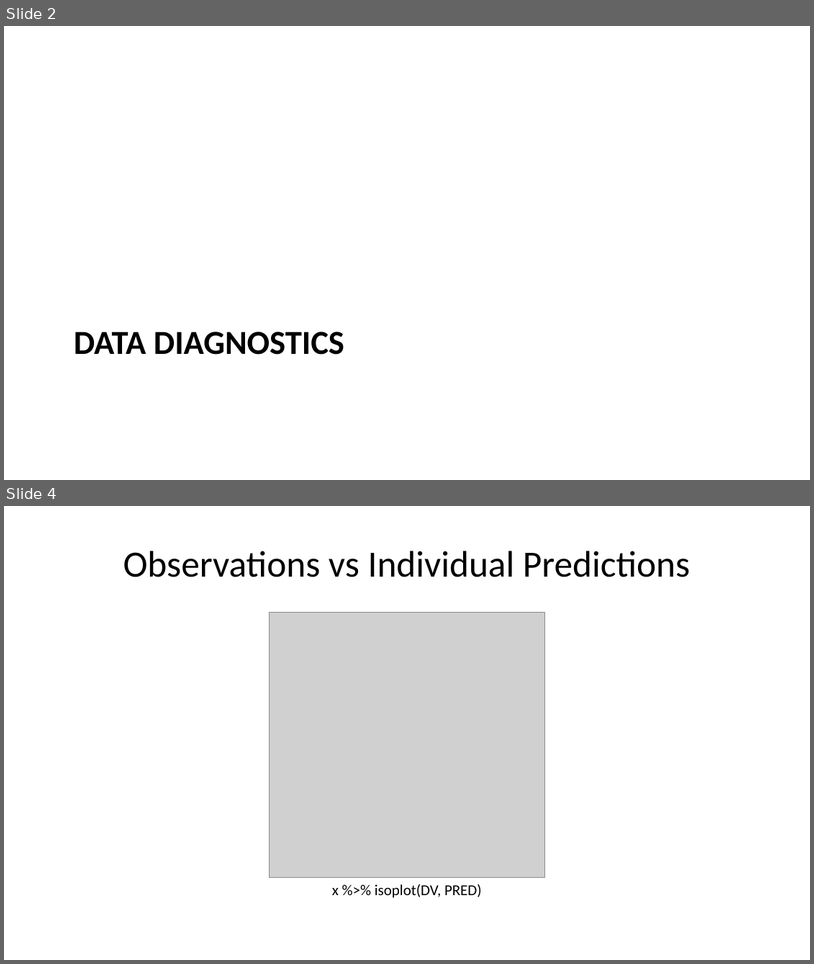
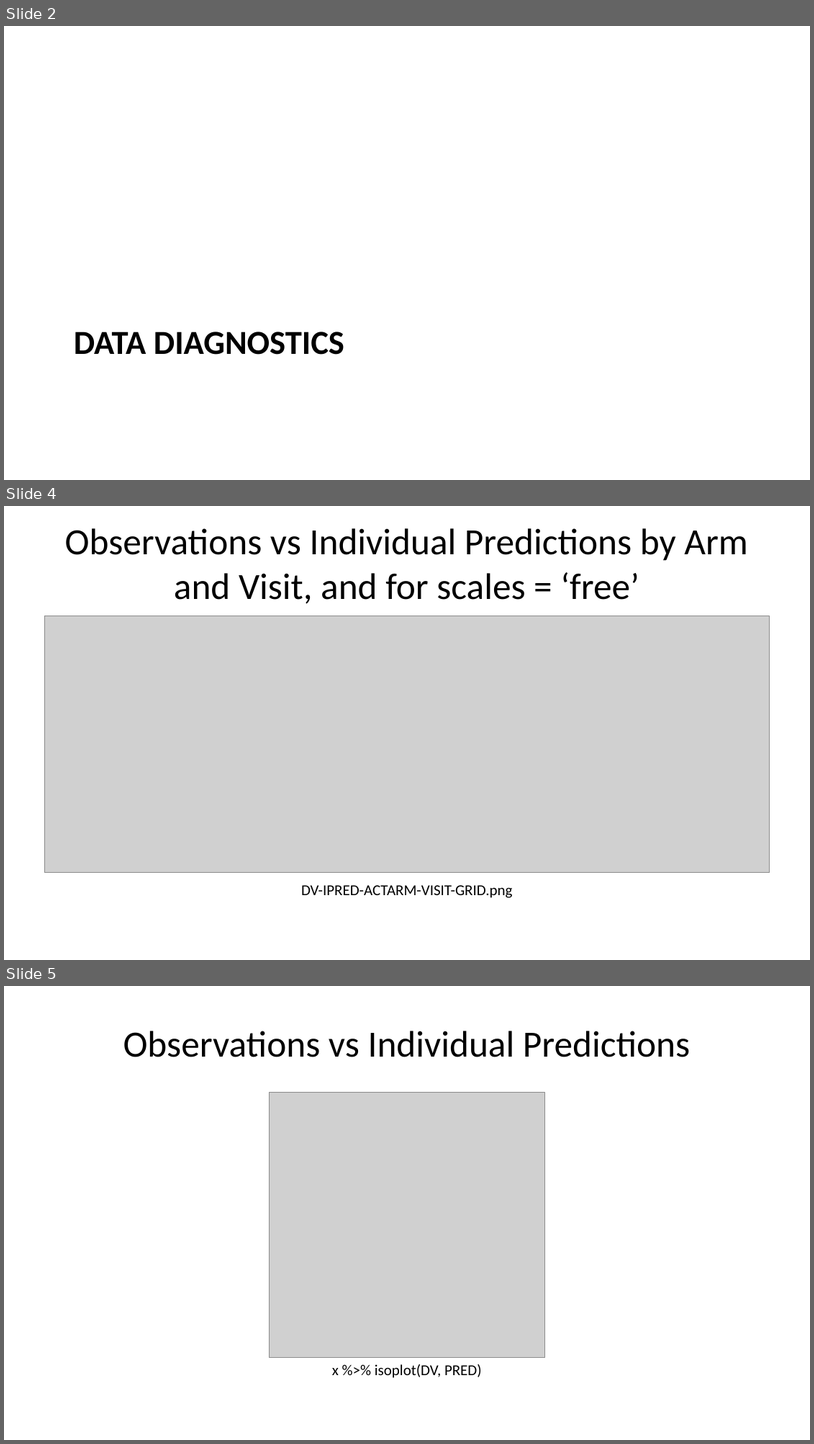
Before and after one commit to bergsmat/yamlet, a slide deck: inst/extdata/modeling/diagnostics.pptx. Shown one above the other, each under a label of ours: slides 2 and 4 before the commit, slides 2, 4 and 5 after it; the slides between them are not shown. The pictures are 814x964 and 814x1444 pixels, drawn with LibreOffice and Linux fonts; fonts in the diff are those of the drawing; grey boxes stand for pictures. Boxes give left, top, right and bottom in pixels: in the first picture for what was removed or moved away, otherwise in the second. Text is boxed around its words. In the diff, an @@ line names an element or a change of style, - is before the commit and + after.

```diff
--- a/inst/extdata/modeling/diagnostics.pptx
+++ b/inst/extdata/modeling/diagnostics.pptx
@@ slide 4 added at bbox=[4, 506, 810, 960], background #FFFFFF @@
@@ title added at bbox=[65, 528, 748, 604], 44 pt, text #000000 @@
+Observations vs Individual Predictions by Arm and Visit, and for scales = ‘free’
@@ picture added at bbox=[44, 616, 771, 872] @@
@@ text added at bbox=[301, 885, 512, 898], 18 pt, text #000000 @@
+DV-IPRED-ACTARM-VISIT-GRID.png
@@ what was slide 4 is now slide 5 @@
```
Also in this commit, not shown: 21 other files.
